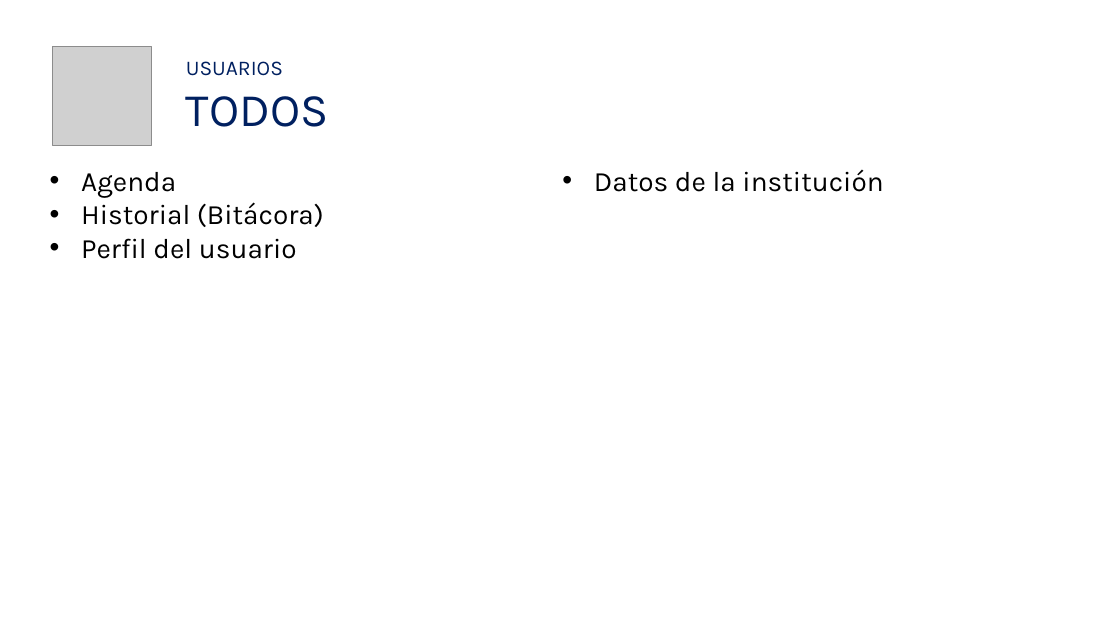
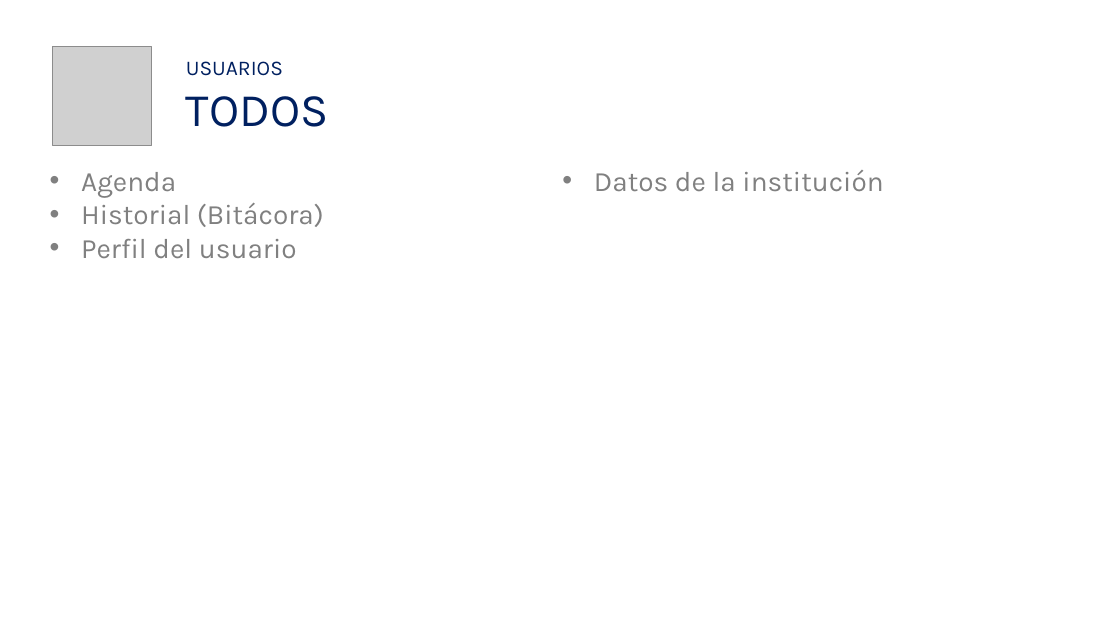
Before and after one commit to aviary-developer/blissey, a slide deck: slide 3 of Documentos/Presentaciones/Temario.pptx. Drawn at 1120x630 pixels with LibreOffice and Linux fonts; fonts in the diff are those of the drawing; grey boxes stand for pictures; background and template pictures are left out. Boxes give left, top, right and bottom in pixels: in the first picture for what was removed or moved away, otherwise in the second. Text is boxed around its words. In the diff, an @@ line names an element or a change of style, - is before the commit and + after.

```diff
--- a/Documentos/Presentaciones/Temario.pptx
+++ b/Documentos/Presentaciones/Temario.pptx
@@ text "Agenda" at (x1=81, y1=170, x2=883, y2=258): text colour #000000 to #808080 @@
```
Also in this commit, not shown: 6 other slides changed, 2 other files.
